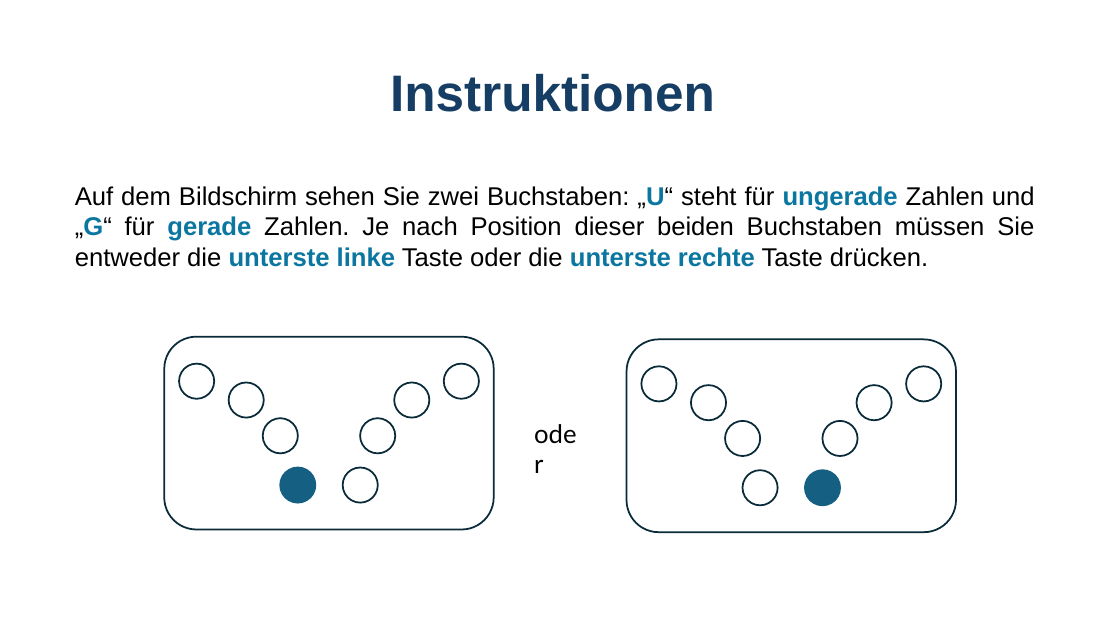
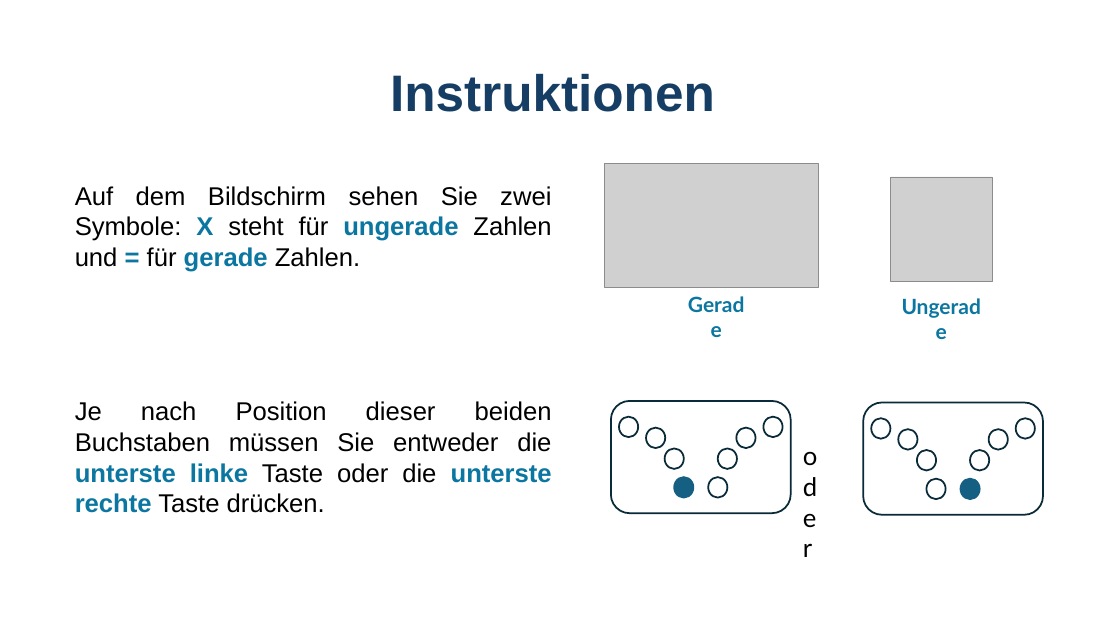
Before and after one commit to GidonFrischkorn/Ambizione-IndividualDifferencesStudy, a slide deck: slide 3 of tasks/number_judgement_changingSR/assets/instructions_digit_changeSRBOX.pptx. Drawn at 1120x630 pixels with LibreOffice and Linux fonts; fonts in the diff are those of the drawing; grey boxes stand for pictures. Boxes give left, top, right and bottom in pixels: in the first picture for what was removed or moved away, otherwise in the second. Text is boxed around its words. In the diff, an @@ line names an element or a change of style, - is before the commit and + after.

```diff
--- a/tasks/number_judgement_changingSR/assets/instructions_digit_changeSRBOX.pptx
+++ b/tasks/number_judgement_changingSR/assets/instructions_digit_changeSRBOX.pptx
@@ text at <box>75,186,552,513</box>: text changed @@
-Auf dem Bildschirm sehen Sie zwei Buchstaben: „U“ steht für ungerade Zahlen und „G“ für gerade Zahlen. Je nach Position dieser beiden Buchstaben müssen Sie entweder die unterste linke Taste oder die unterste rechte Taste drücken.
+Auf dem Bildschirm sehen Sie zwei Symbole: X steht für ungerade Zahlen und = für gerade Zahlen.
+Je nach Position dieser beiden Buchstaben müssen Sie entweder die unterste linke Taste oder die unterste rechte Taste drücken.
@@ group added at <box>605,164,992,320</box>: 2 pictures, 2 texts @@
+Gerade
+Ungerade
@@ rounded rectangle: place and size @@
-rounded rectangle at <box>627,339,956,533</box>
+rounded rectangle at <box>611,401,791,513</box>
@@ ellipse: place and size @@
-ellipse at <box>691,385,727,420</box>
+ellipse at <box>764,417,783,437</box>
@@ ellipse: place and size @@
-ellipse at <box>857,385,892,420</box>
+ellipse at <box>871,418,891,439</box>
@@ ellipse: place and size @@
-ellipse at <box>642,366,677,402</box>
+ellipse at <box>646,428,665,448</box>
@@ ellipse: place and size @@
-ellipse at <box>725,421,760,456</box>
+ellipse at <box>737,428,756,448</box>
@@ text "oder" rewrapped from <box>526,413,594,453</box> to <box>795,436,832,459</box> @@
@@ ellipse: place and size @@
-ellipse at <box>823,421,858,456</box>
+ellipse at <box>898,429,918,450</box>
@@ group removed at <box>165,337,494,530</box>: 8 ellipses, 1 rounded rectangle @@
@@ mirrored in 7 elements at <box>737,428,756,448</box>, <box>708,477,728,497</box>, <box>871,418,891,439</box>, <box>898,429,918,450</box>, <box>764,417,783,437</box>, <box>918,450,937,471</box>, <box>675,477,694,497</box> @@
@@ ellipse: place and size @@
-ellipse at <box>805,471,840,506</box>
+ellipse at <box>675,477,694,497</box>
@@ ellipse: place and size @@
-ellipse at <box>743,471,778,506</box>
+ellipse at <box>708,477,728,497</box>
@@ ellipse: place and size @@
-ellipse at <box>907,366,942,402</box>
+ellipse at <box>918,450,937,471</box>
@@ group added at <box>619,402,1044,515</box>: 8 ellipses, 1 rounded rectangle @@
```
Also in this commit, not shown: 3 other slides changed, 12 other files.
